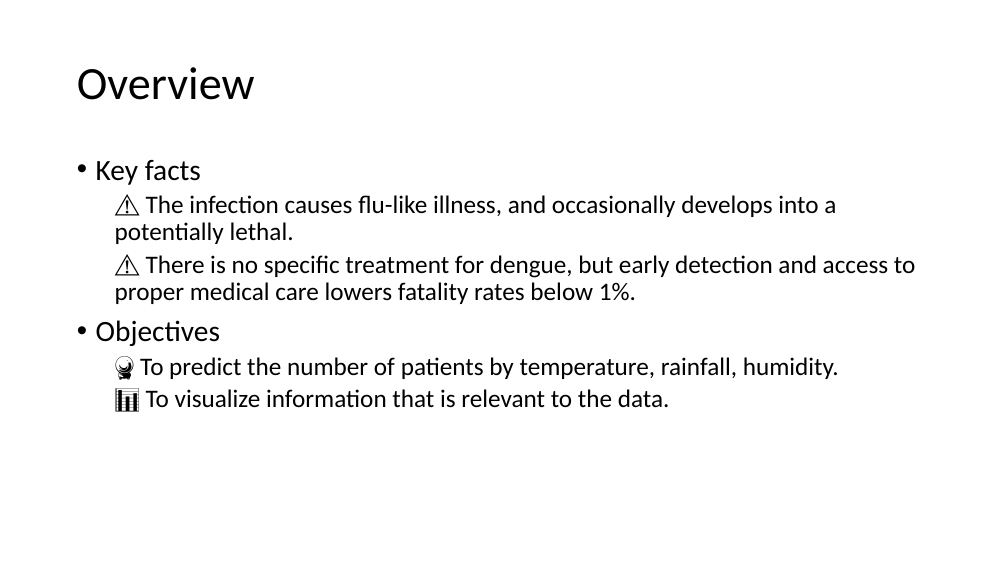
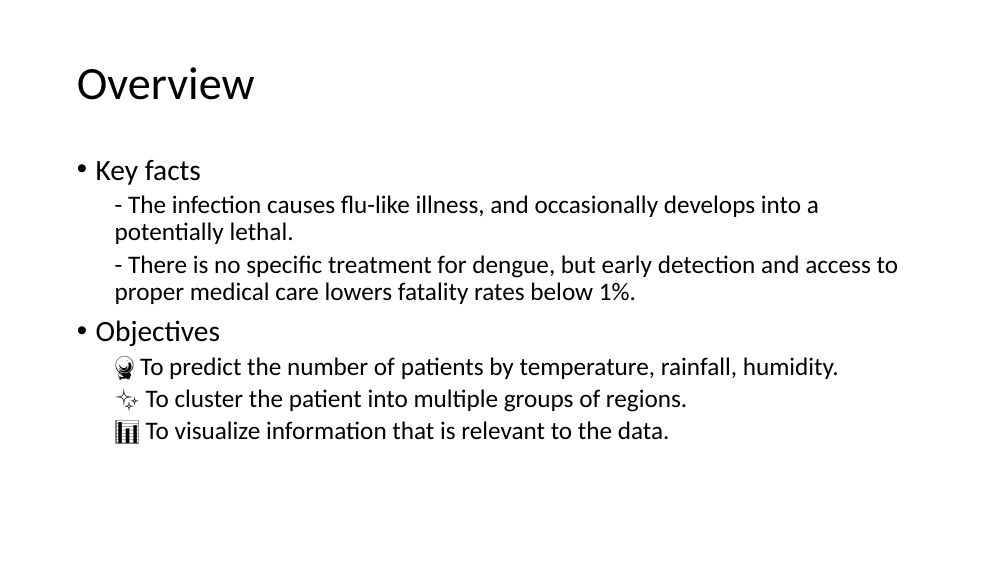
Before and after one commit to Phophism/python_project, a slide deck: slide 2 of Presentation.pptx. Drawn at 1008x567 pixels with LibreOffice and Linux fonts; fonts in the diff are those of the drawing. Boxes give left, top, right and bottom in pixels: in the first picture for what was removed or moved away, otherwise in the second. Text is boxed around its words. In the diff, an @@ line names an element or a change of style, - is before the commit and + after.

Commit message:
Adding infomation for presentation - overview - data prepration - model - visualization - conclusion

```diff
--- a/Presentation.pptx
+++ b/Presentation.pptx
@@ text at (x1=115, y1=195, x2=899, y2=304): text changed @@
-  ⚠ The infection causes flu-like illness, and occasionally develops into a potentially lethal.
-  ⚠ There is no specific treatment for dengue, but early detection and access to proper medical care lowers fatality rates below 1%.
+  - The infection causes flu-like illness, and occasionally develops into a potentially lethal.
+  - There is no specific treatment for dengue, but early detection and access to proper medical care lowers fatality rates below 1%.
@@ text at (x1=146, y1=389, x2=687, y2=412): paragraph added @@
+  ✨ To cluster the patient into multiple groups of regions.
```
Also in this commit, not shown: 10 other slides changed, 12 slides added, 6 slides removed.
